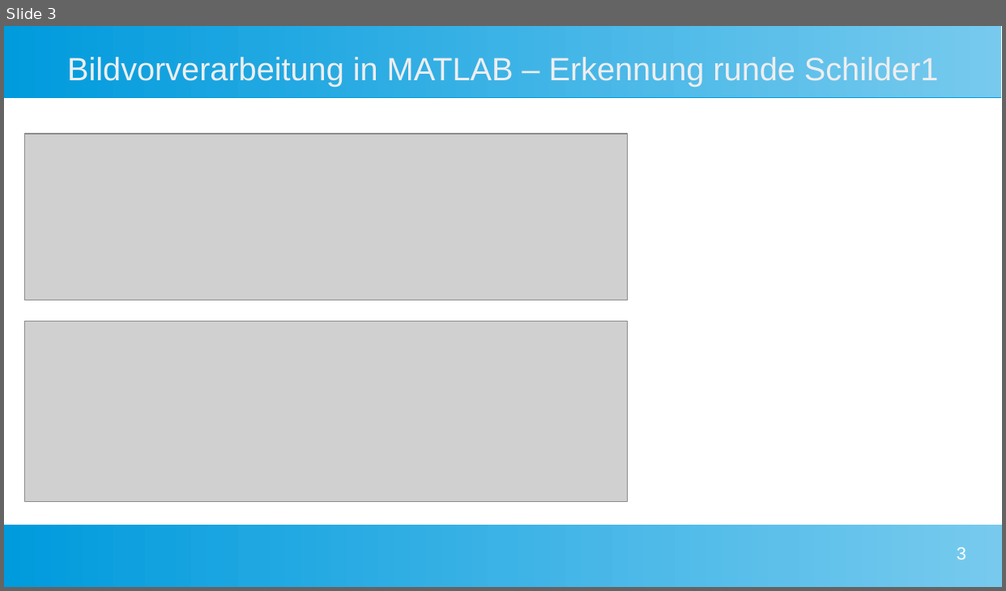
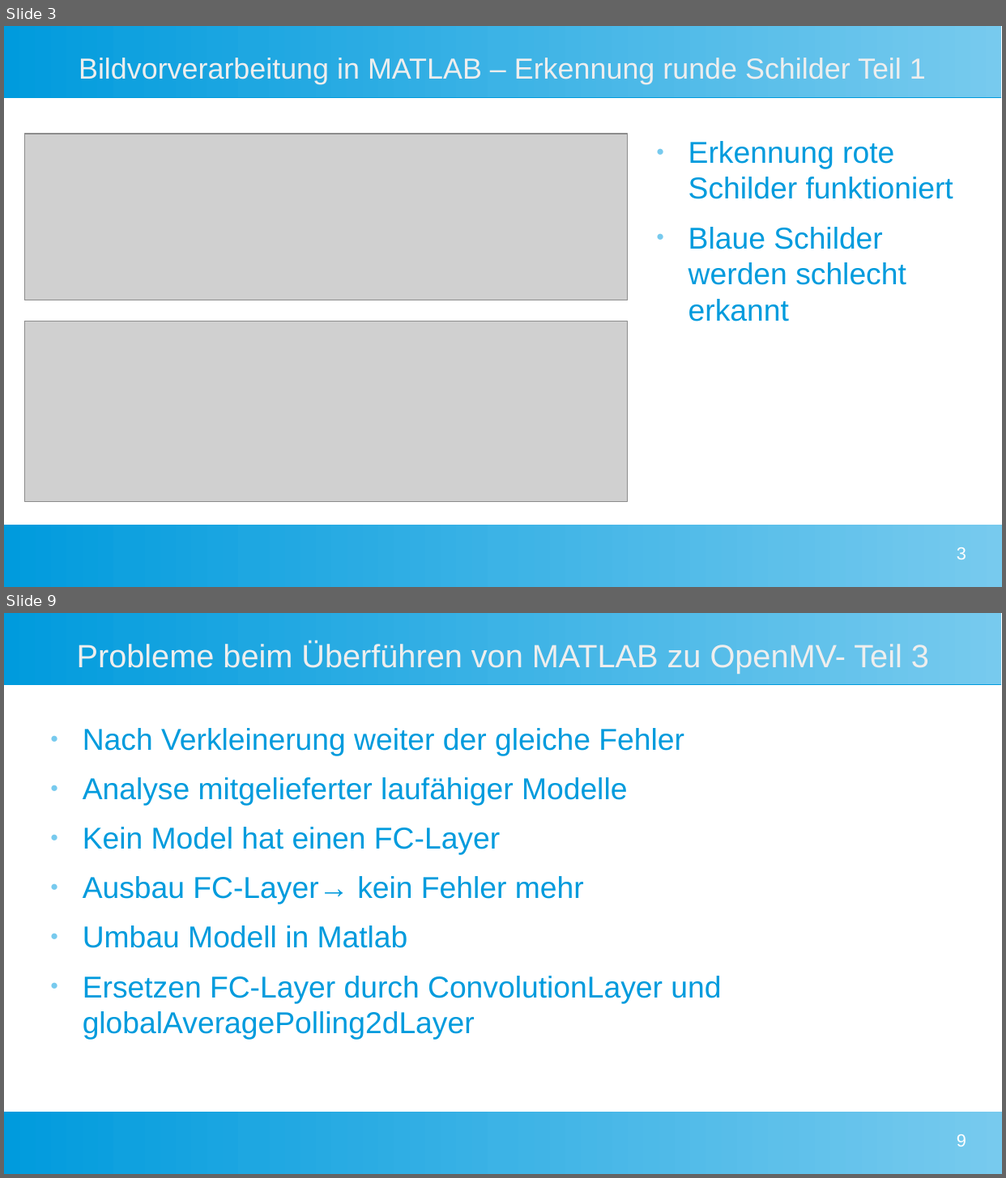
Before and after one commit to Commander-Philip/the-machine-learning-brick, a slide deck: docs/Präsentation.odp. Shown one above the other, each under a label of ours: slide 3 before the commit, slides 3 and 9 after it; the slides between them are not shown. The pictures are 1006x591 and 1006x1178 pixels, drawn with LibreOffice and Linux fonts; fonts in the diff are those of the drawing; grey boxes stand for pictures. Boxes give left, top, right and bottom in pixels: in the first picture for what was removed or moved away, otherwise in the second. Text is boxed around its words. In the diff, an @@ line names an element or a change of style, - is before the commit and + after.

```diff
--- a/docs/Präsentation.odp
+++ b/docs/Präsentation.odp
@@ slide 9 added at box(4, 613, 1002, 1174), background #FFFFFF; not listed: 2 template elements that a slide beside it also shows @@
@@ title added at box(77, 641, 929, 673), 25.6 pt, text #EEEEEE @@
+Probleme beim Überführen von MATLAB zu OpenMV- Teil 3
@@ text added at box(83, 728, 721, 1040), 24 pt, text #009BDD @@
+● Nach Verkleinerung weiter der gleiche Fehler
+● Analyse mitgelieferter laufähiger Modelle
+● Kein Model hat einen FC-Layer
+● Ausbau FC-Layer→ kein Fehler mehr
+● Umbau Modell in Matlab
+● Ersetzen FC-Layer durch ConvolutionLayer und globalAveragePolling2dLayer
@@ page number added at box(957, 1135, 966, 1147), 14 pt, text #FFFFFF @@
+9
@@ slide 3 changed as well @@
@@ title at box(79, 58, 926, 84): text changed; size 25.6 to 23.1 pt @@
-Bildvorverarbeitung in MATLAB – Erkennung runde Schilder1
+Bildvorverarbeitung in MATLAB – Erkennung runde Schilder Teil 1
@@ text added at box(688, 141, 953, 322), 24 pt, text #009BDD @@
+● Erkennung rote Schilder funktioniert
+● Blaue Schilder werden schlecht erkannt
```
Also in this commit, not shown: 2 other slides changed, 5 other slides added.
